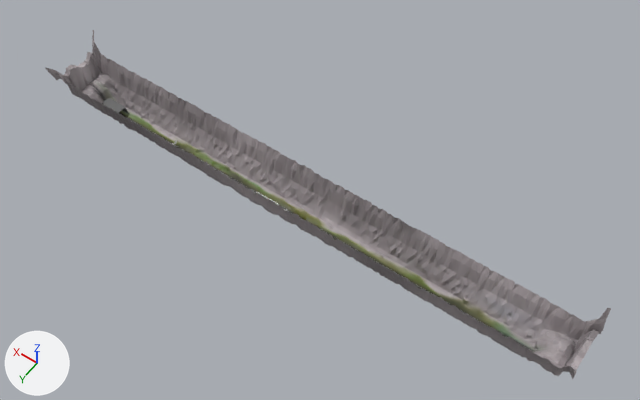
Renders of the FBX model assets/obj_billboards.fbx from each side of a commit.
Rendered twice from a camera (50 mm lens) standing at (-203.0, 232.0, 392.0) and looking at (-31.0, -8.0, 15.0). Arrows for +X, +Y and +Z are at lower left; the lights stay in place. Where no turn or scale is listed for an object, it has been applied to the vertices.

The first picture shows 'floor'.
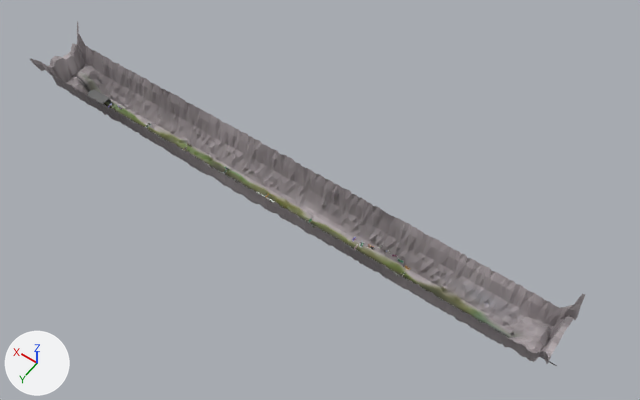
What changed in the scene script:
```text
Add img_tex_billboards1_png:
    img_tex_billboards1_png = load_image('tex_billboards1.png', 'tex_billboards1.png', 512, 512, 'sRGB')
Add mat_billb:
    mat_billb = principled_material('billb')
    mat_billb.texture = img_tex_billboards1_png  # with its transparency
Change me_tunnelbase_003:
    where me_tunnelbase_003.from_pydata(...)  # 3876 vertices, 6970 faces; spans x -189.0..145.0, y -20.0..19.0, z -1.0..37.0
    used by ob_floor; location = (0.0, 0.0, 0.0)
    me_tunnelbase_003 part 1: the loose piece of 3460 vertices spanning x -189.0..145.0, y -20.0..19.0, z -1.0..37.0 is moved by (13.0, 0.0, 0.0)
    me_tunnelbase_003 part 2: the loose piece of 56 vertices spanning x 108.0..124.0, y -4.0..3.0, z 0.0..5.0 is moved by (13.0, 0.0, 0.0)
Add me_billboard_006:
    me_billboard_006.from_pydata(...)  # 896 vertices, 1760 faces; spans x -158.7..-123.6, y -10.3..-2.0, z -4.6..5.0
    # faces by material slot: [1520, 240]
    me_billboard_006.materials.append(mat_subwayatlas)  # picture img_tex_intro_png
    me_billboard_006.materials.append(mat_billb)  # picture img_tex_billboards1_png
Add ob_billboard3:
    ob_billboard3 = bpy.data.objects.new('billboard3', me_billboard_006)
    ob_billboard3.location = (68.3, -0.3, 1.9)
```

Where the change shows, as pixel boxes [x1, y1, x2, y2] in the pictures (640 x 400 px; the box of a moved part takes in the faces that stretch with it):
'floor', reshaped
    before: [46, 30, 611, 379]
    after: [29, 21, 585, 366]
'billboard3', added
    after: [352, 237, 410, 270]
part 1 of me_tunnelbase_003, moved or reshaped
    before: [46, 30, 611, 379]
    after: [29, 21, 585, 364]
part 2 of me_tunnelbase_003, moved or reshaped
    before: [102, 98, 129, 114]
    after: [87, 89, 113, 105]
